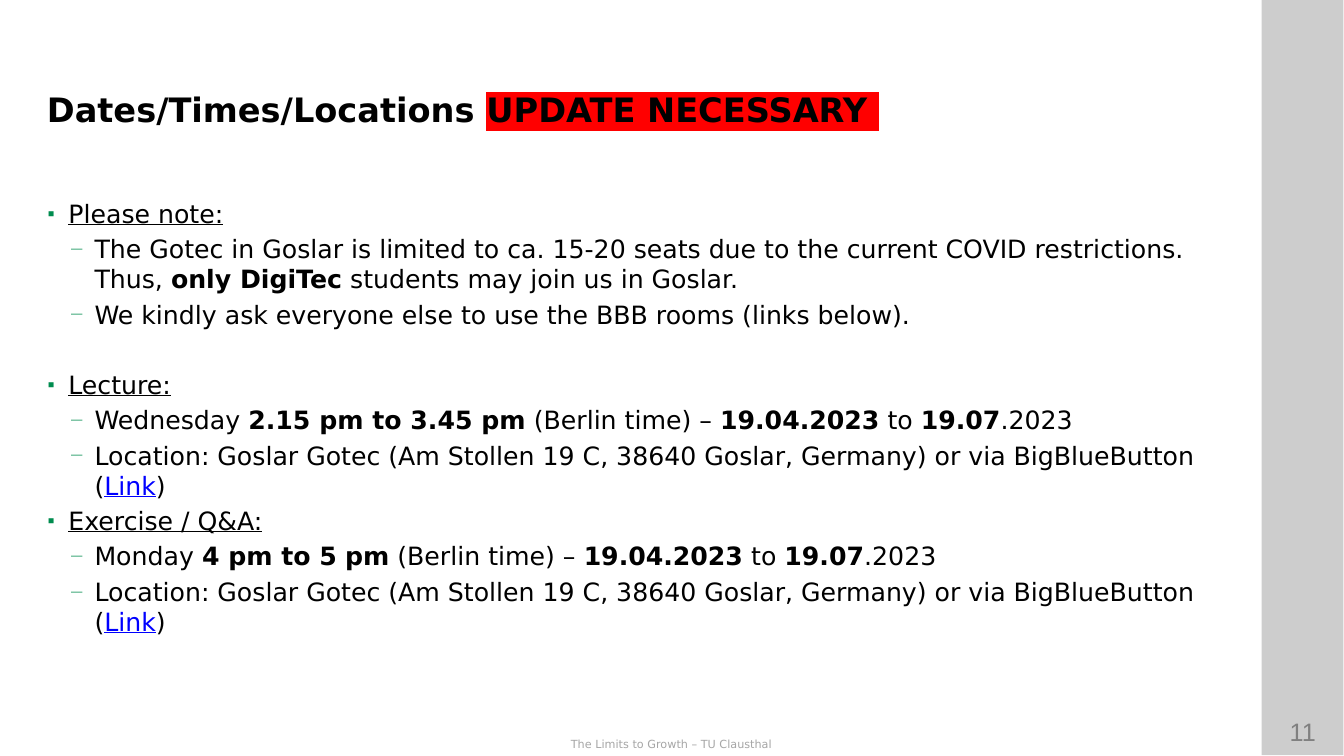
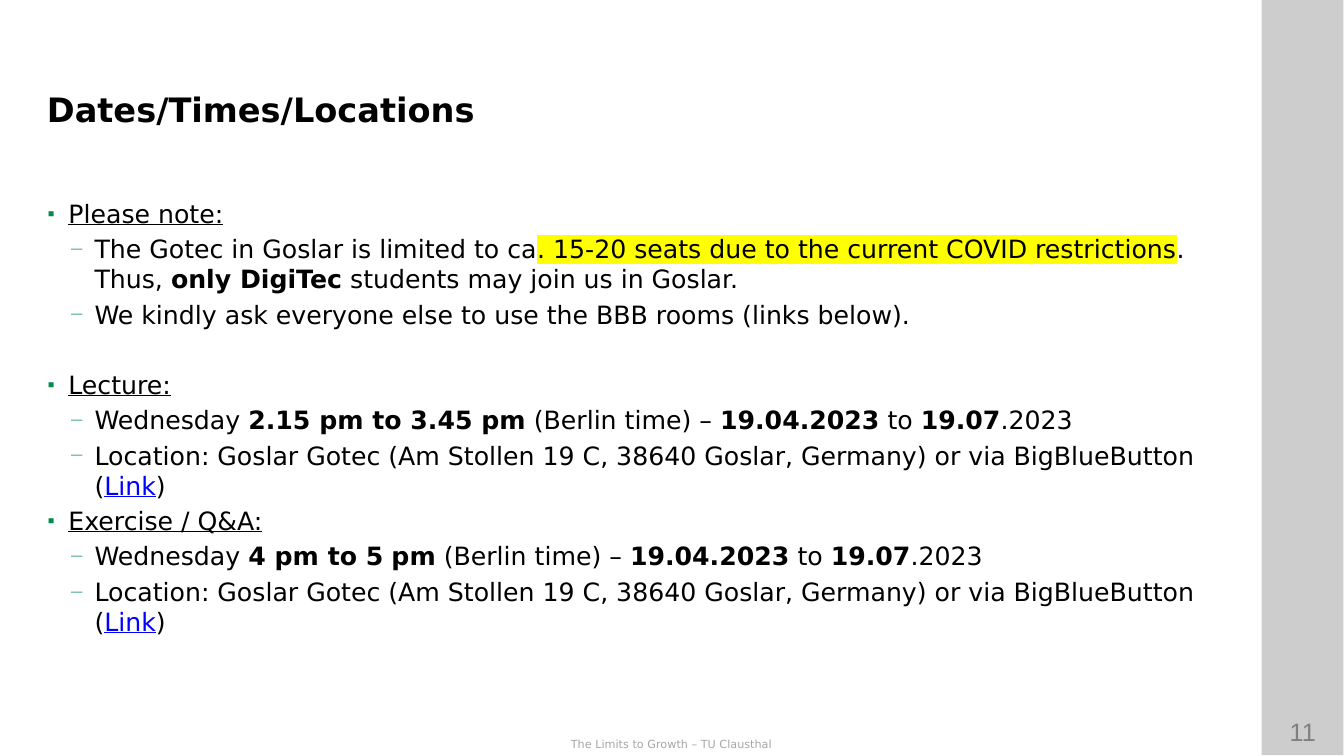
Before and after one commit to ETCE-LAB/teaching-material, a slide deck: slide 11 of The-Limits-to-Growth/LTG-L00-Organization.pptx. Drawn at 1344x756 pixels with LibreOffice and Linux fonts; fonts in the diff are those of the drawing; background and template pictures are left out. Boxes give left, top, right and bottom in pixels: in the first picture for what was removed or moved away, otherwise in the second. Text is boxed around its words. In the diff, an @@ line names an element or a change of style, - is before the commit and + after.

Commit message:
updated L00 (SoSe 23)

```diff
--- a/The-Limits-to-Growth/LTG-L00-Organization.pptx
+++ b/The-Limits-to-Growth/LTG-L00-Organization.pptx
@@ text at [47,96,475,125]: text changed @@
-Dates/Times/Locations UPDATE NECESSARY
+Dates/Times/Locations
@@ text at [95,237,1184,294]: highlight none to #FFFF00 in "ca. 15-20 seats due to the current ..." @@
@@ text at [95,546,983,571]: text changed @@
-  — Monday 4 pm to 5 pm (Berlin time) – 19.04.2023 to 19.07.2023
+  — Wednesday 4 pm to 5 pm (Berlin time) – 19.04.2023 to 19.07.2023
```
Also in this commit, not shown: 4 other slides changed, 1 slide added, 1 slide removed.
